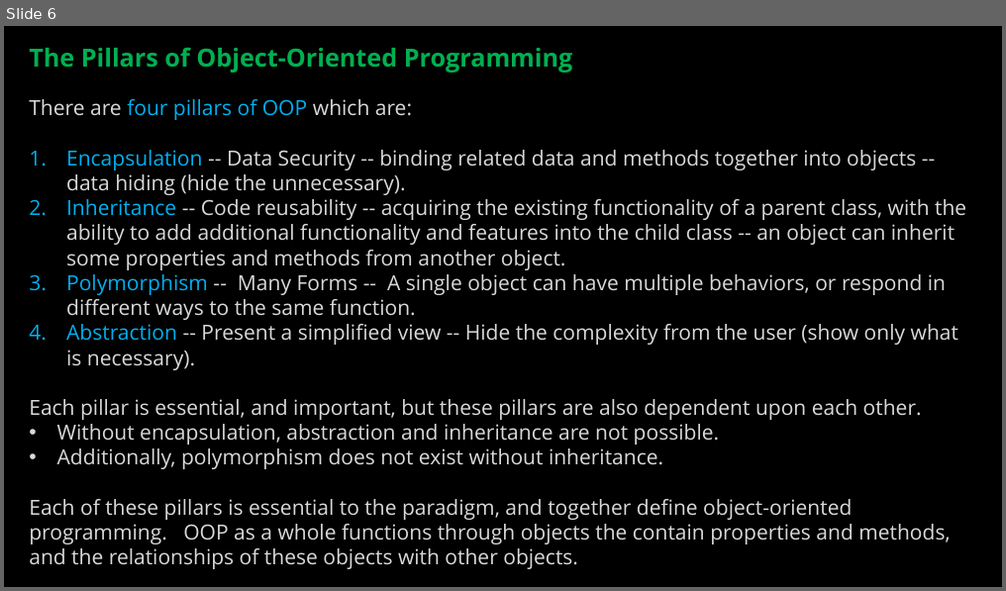
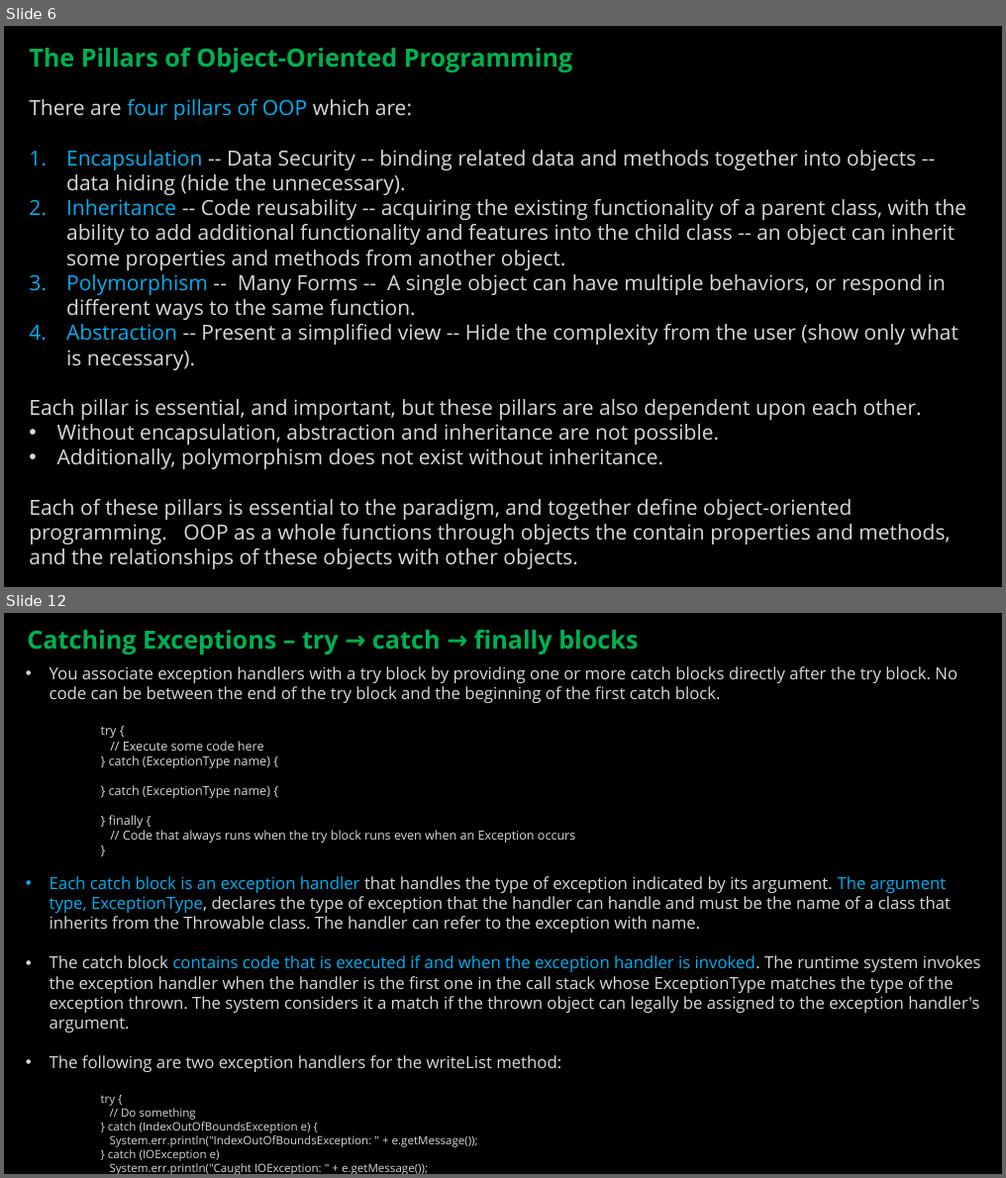
Before and after one commit to ckiefriter1/PT-BESD, a slide deck: Week5/BESD Week 5.pptx. Shown one above the other, each under a label of ours: slide 6 before the commit, slides 6 and 12 after it; the slides between them are not shown. The pictures are 1006x591 and 1006x1178 pixels, drawn with LibreOffice and Linux fonts; fonts in the diff are those of the drawing. Boxes give left, top, right and bottom in pixels: in the first picture for what was removed or moved away, otherwise in the second. Text is boxed around its words. In the diff, an @@ line names an element or a change of style, - is before the commit and + after.

```diff
--- a/Week5/BESD Week 5.pptx
+++ b/Week5/BESD Week 5.pptx
@@ slide 12 added at [4, 613, 1002, 1174], background #000000 @@
@@ text added at [27, 629, 638, 655], 24 pt, text #00B050, bold @@
+Catching Exceptions – try → catch → finally blocks
@@ text added at [50, 666, 981, 1174], 16 pt, text #D9D9D9 @@
+• You associate exception handlers with a try block by providing one or more catch blocks directly after the try block. No code can be between the end of the try block and the beginning of the first catch block.
+try {
+// Execute some code here
+} catch (ExceptionType name) {
+} catch (ExceptionType name) {
+} finally {
+// Code that always runs when the try block runs even when an Exception occurs
+}
+• Each catch block is an exception handler that handles the type of exception indicated by its argument. The argument type, ExceptionType, declares the type of exception that the handler can handle and must be the name of a class that inherits from the Throwable class. The handler can refer to the exception with name.
+• The catch block contains code that is executed if and when the exception handler is invoked. The runtime system invokes the exception handler when the handler is the first one in the call stack whose ExceptionType matches the type of the exception thrown. The system considers it a match if the thrown object can legally be assigned to the exception handler's argument.
+• The following are two exception handlers for the writeList method:
+try {
+    // Do something
+    } catch (IndexOutOfBoundsException e) {
+    System.err.println("IndexOutOfBoundsException: " + e.getMessage());
+    } catch (IOException e)
+    System.err.println("Caught IOException: " + e.getMessage());
+    }
```
Also in this commit, not shown: 1 slide changed, 10 other slides added, 7 slides removed.
